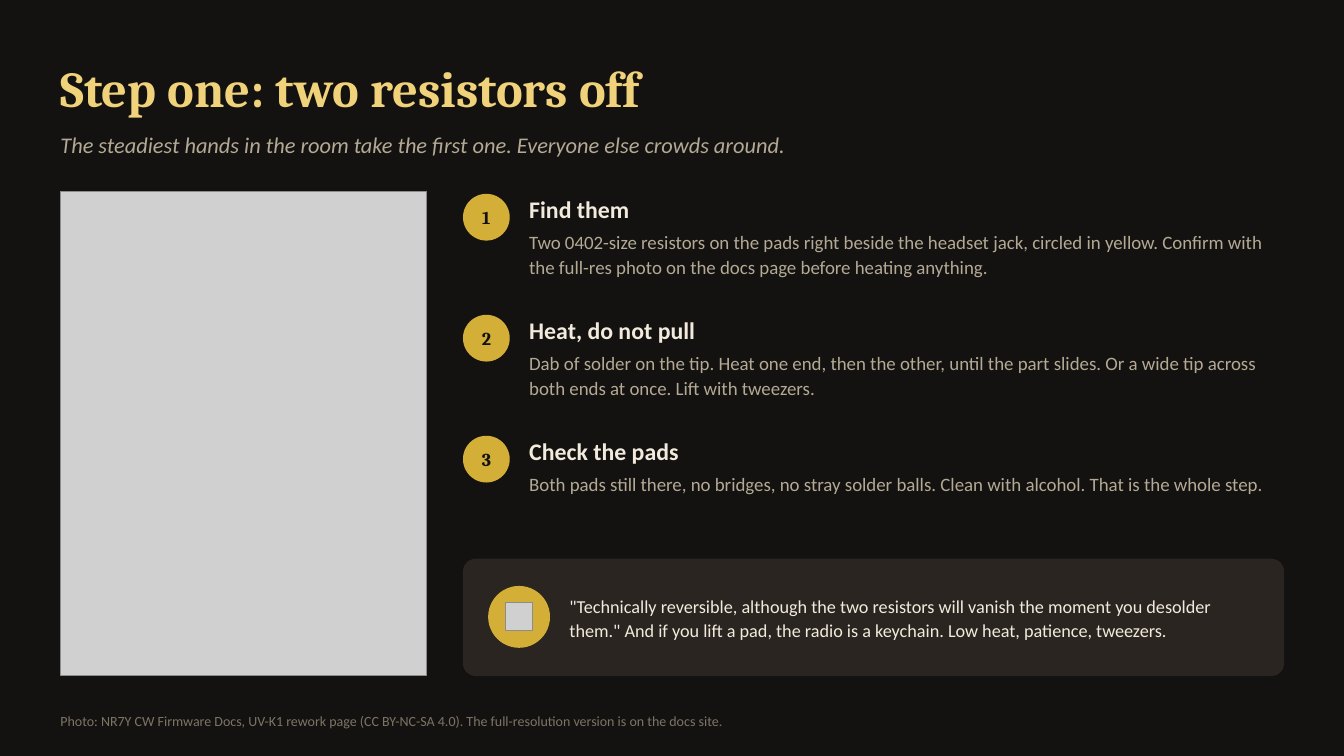
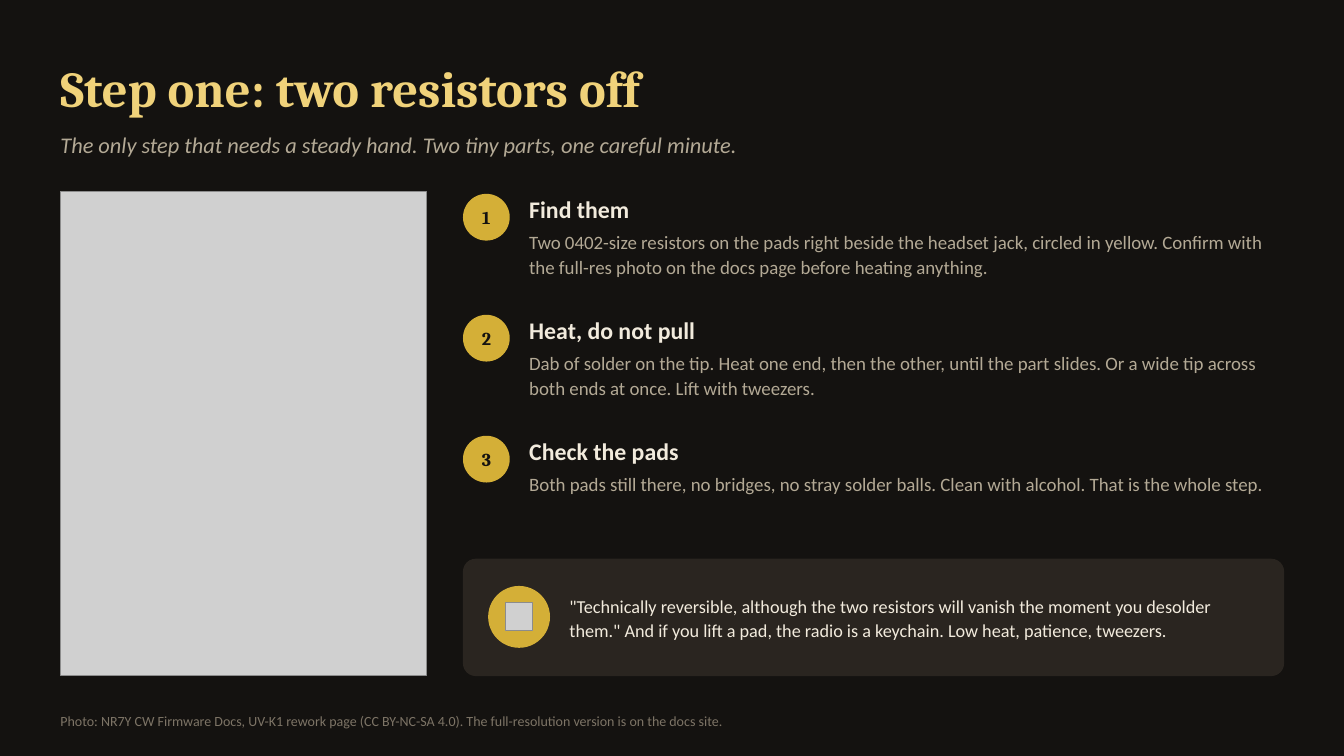
Before and after one commit to jsvana/bkg.club, a slide deck: slide 11 of docs/talks/quansheng-2m-cw/quansheng-2m-cw.pptx. Drawn at 1344x756 pixels with LibreOffice and Linux fonts; fonts in the diff are those of the drawing; grey boxes stand for pictures. Boxes give left, top, right and bottom in pixels: in the first picture for what was removed or moved away, otherwise in the second. Text is boxed around its words. In the diff, an @@ line names an element or a change of style, - is before the commit and + after.

```diff
--- a/docs/talks/quansheng-2m-cw/quansheng-2m-cw.pptx
+++ b/docs/talks/quansheng-2m-cw/quansheng-2m-cw.pptx
@@ text at (60,137,736,157): text changed @@
-The steadiest hands in the room take the first one. Everyone else crowds around.
+The only step that needs a steady hand. Two tiny parts, one careful minute.
```
Also in this commit, not shown: 2 other slides changed, 2 other files.
